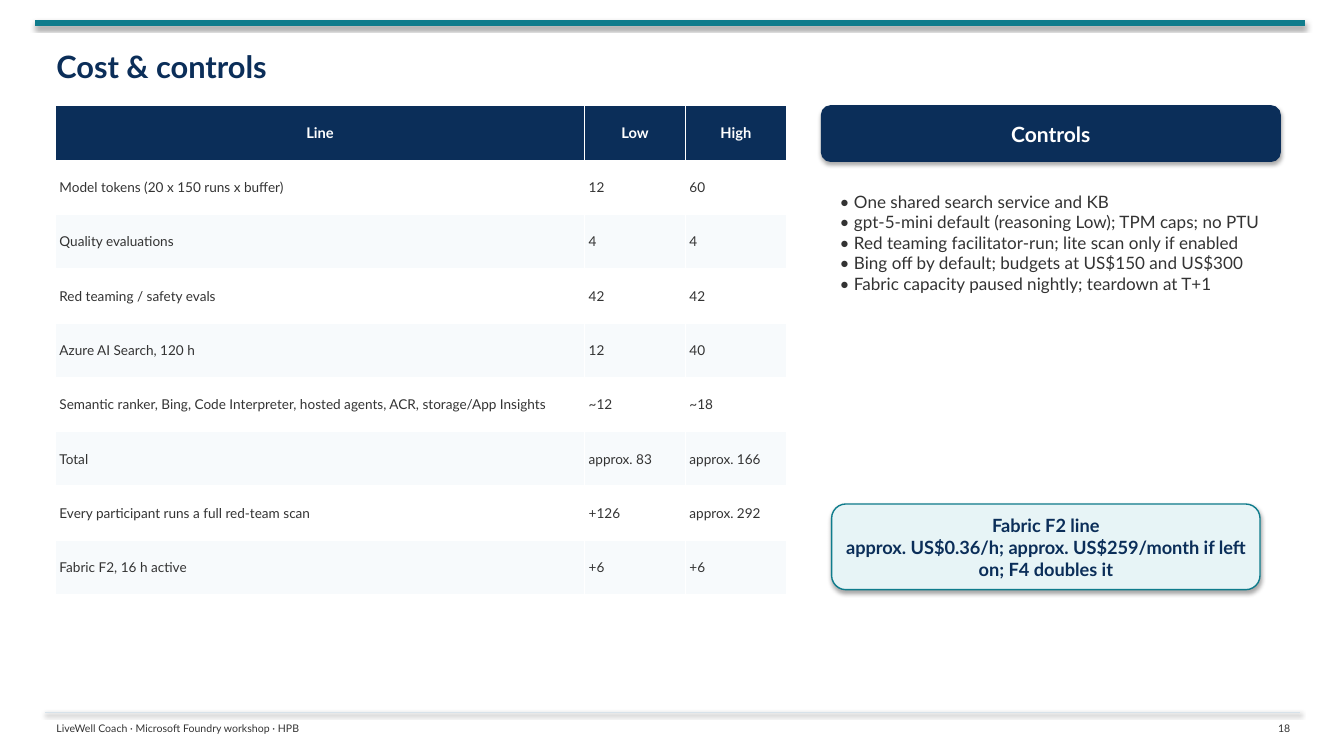
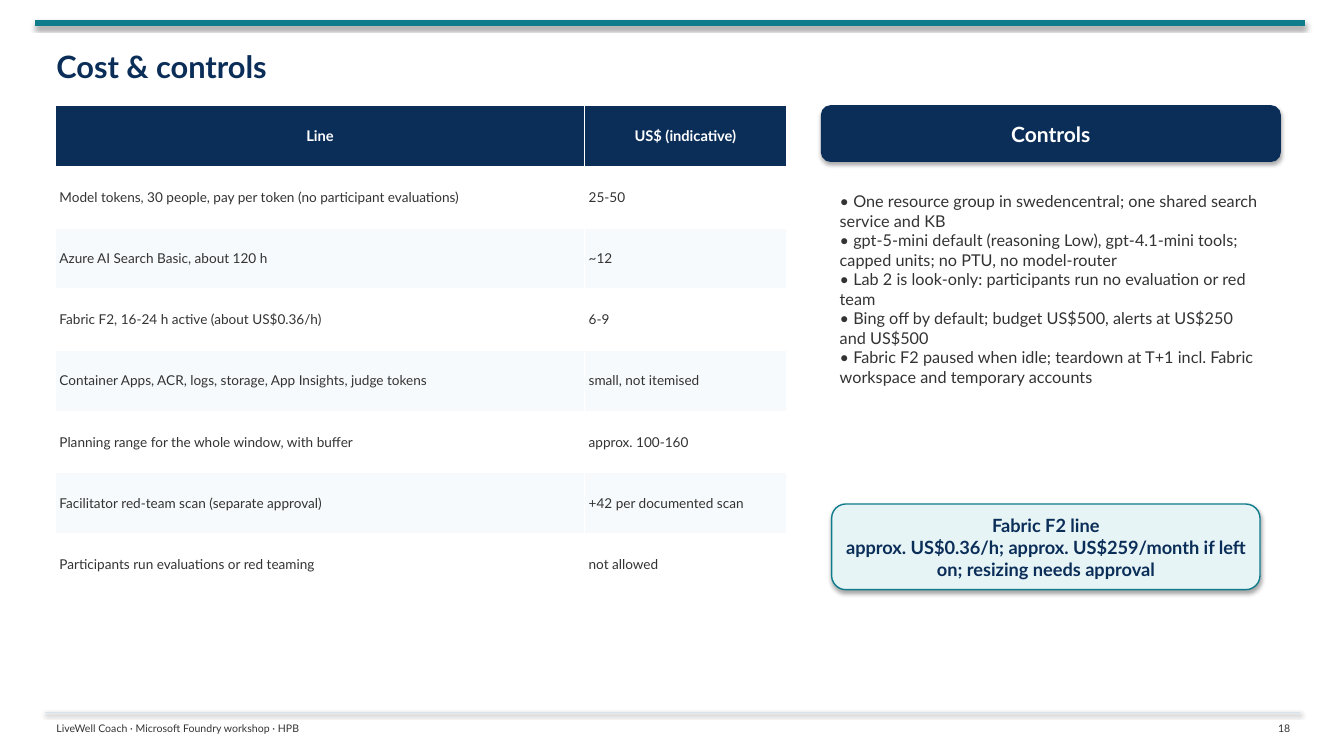
Before and after one commit to tonirex/hpb-foundry-workshop, a slide deck: slide 18 of deck/LiveWell-Foundry-Workshop-Day1.pptx. Drawn at 1344x756 pixels with LibreOffice and Linux fonts; fonts in the diff are those of the drawing. Boxes give left, top, right and bottom in pixels: in the first picture for what was removed or moved away, otherwise in the second. Text is boxed around its words. In the diff, an @@ line names an element or a change of style, - is before the commit and + after.

```diff
--- a/deck/LiveWell-Foundry-Workshop-Day1.pptx
+++ b/deck/LiveWell-Foundry-Workshop-Day1.pptx
@@ table at (55,106,786,595) @@
-Line | Low | High
-Model tokens (20 x 150 runs x buffer) | 12 | 60
-Quality evaluations | 4 | 4
-Red teaming / safety evals | 42 | 42
-Azure AI Search, 120 h | 12 | 40
-Semantic ranker, Bing, Code Interpreter, hosted agents, ACR, storage/App Insights | ~12 | ~18
-Total | approx. 83 | approx. 166
-Every participant runs a full red-team scan | +126 | approx. 292
-Fabric F2, 16 h active | +6 | +6
+Line | US$ (indicative)
+Model tokens, 30 people, pay per token (no participant evaluations) | 25-50
+Azure AI Search Basic, about 120 h | ~12
+Fabric F2, 16-24 h active (about US$0.36/h) | 6-9
+Container Apps, ACR, logs, storage, App Insights, judge tokens | small, not itemised
+Planning range for the whole window, with buffer | approx. 100-160
+Facilitator red-team scan (separate approval) | +42 per documented scan
+Participants run evaluations or red teaming | not allowed
@@ text at (840,195,1257,386): text changed; size 12.2 to 11.6 pt @@
-• One shared search service and KB
-• gpt-5-mini default (reasoning Low); TPM caps; no PTU
-• Red teaming facilitator-run; lite scan only if enabled
-• Bing off by default; budgets at US$150 and US$300
-• Fabric capacity paused nightly; teardown at T+1
+• One resource group in swedencentral; one shared search service and KB
+• gpt-5-mini default (reasoning Low), gpt-4.1-mini tools; capped units; no PTU, no model-router
+• Lab 2 is look-only: participants run no evaluation or red team
+• Bing off by default; budget US$500, alerts at US$250 and US$500
+• Fabric F2 paused when idle; teardown at T+1 incl. Fabric workspace and temporary accounts
@@ text in rounded rectangle at (846,539,1246,580): text changed @@
-approx. US$0.36/h; approx. US$259/month if left on; F4 doubles it
+approx. US$0.36/h; approx. US$259/month if left on; resizing needs approval
```
Also in this commit, not shown: 5 other slides changed, 22 other files.
